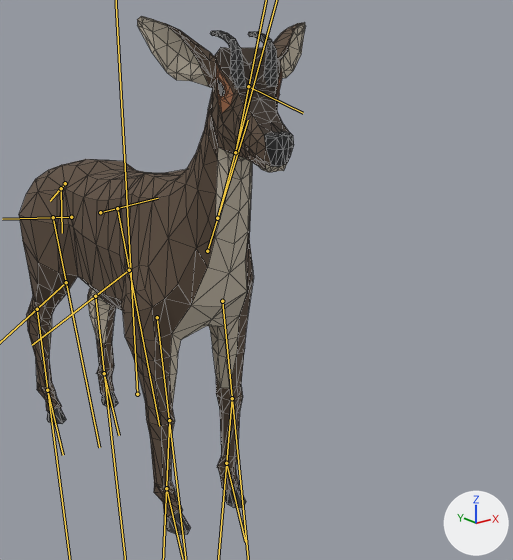
The glTF model rysy/models/animals/chamois.glb, before and after one commit.
Before and after are seen from a camera (50 mm lens) standing at (-0.879, -1.638, 1.116) and looking at (0.406, -0.032, 0.474). Lighting does not change. The marker at lower right points along +X, +Y and +Z. The picture after the commit comes second. The bones that change are drawn over the model as lines. Mesh edges are drawn as thin lines.

Names of what the first picture shows: 'Deer'.
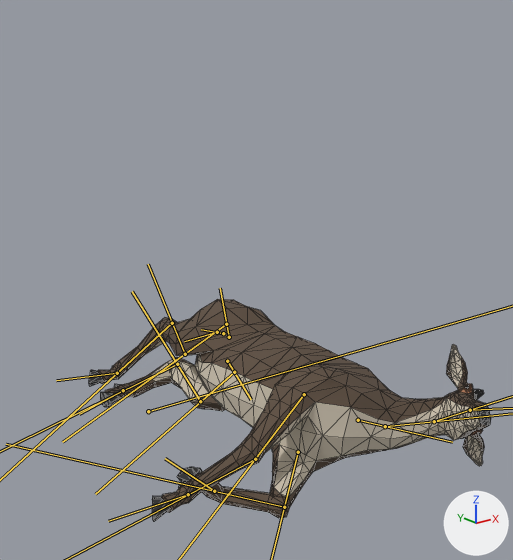
The newer file adds an action. The first version stands in its rest pose; the second is drawn at frame 12 of the action 'Death'.

Diff of the bpy script that builds the scene:
```diff
--- a/rysy/models/animals/chamois.glb.py
+++ b/rysy/models/animals/chamois.glb.py
@@ bone_body @@
 bone_body = bpy.data.objects['AnimalArmature'].pose.bones['Body']
-bone_body.location = (0.0, 0.0, 0.0)
-bone_body.rotation_quaternion = (1.0, 0.0, 0.0, 0.0)  # degrees (0, 0, 0)
+bone_body.location = (0.12, -0.25, -0.01)
+bone_body.rotation_quaternion = (0.688, 0.015, 0.019, -0.725)  # degrees (0, 3, -93)
@@ bone_neck1 @@
 bone_neck1 = bpy.data.objects['AnimalArmature'].pose.bones['Neck1']  # child of 'Torso3'
-bone_neck1.rotation_quaternion = (1.0, 0.0, 0.0, 0.0)  # degrees (0, 0, 0)
+bone_neck1.rotation_quaternion = (0.99, 0.0, -0.008, 0.138)  # degrees (0, -1, 16)
@@ bone_neck2 @@
 bone_neck2 = bpy.data.objects['AnimalArmature'].pose.bones['Neck2']  # child of 'Neck1'
-bone_neck2.rotation_quaternion = (1.0, 0.0, 0.0, 0.0)  # degrees (0, 0, 0)
+bone_neck2.rotation_quaternion = (0.988, -0.001, -0.006, -0.152)  # degrees (0, -1, -17)
@@ bone_neck3 @@
 bone_neck3 = bpy.data.objects['AnimalArmature'].pose.bones['Neck3']  # child of 'Neck2'
-bone_neck3.rotation_quaternion = (1.0, 0.0, 0.0, 0.0)  # degrees (0, 0, 0)
+bone_neck3.rotation_quaternion = (0.997, 0.032, -0.052, -0.055)  # degrees (4, -6, -7)
@@ bone_head @@
 bone_head = bpy.data.objects['AnimalArmature'].pose.bones['Head']  # child of 'Neck3'
-bone_head.rotation_quaternion = (1.0, 0.0, 0.0, 0.0)  # degrees (0, 0, 0)
+bone_head.rotation_quaternion = (0.982, 0.079, -0.043, -0.164)  # degrees (10, -3, -19)
@@ bone_frontupperleg_l @@
 bone_frontupperleg_l = bpy.data.objects['AnimalArmature'].pose.bones['FrontUpperLeg.L']  # child of 'FrontShoulder.L'
-bone_frontupperleg_l.rotation_quaternion = (1.0, 0.0, 0.0, 0.0)  # degrees (0, 0, 0)
+bone_frontupperleg_l.rotation_quaternion = (0.96, -0.273, 0.041, -0.044)  # degrees (-32, 3, -6)
@@ bone_frontlowerleg_l @@
 bone_frontlowerleg_l = bpy.data.objects['AnimalArmature'].pose.bones['FrontLowerLeg.L']  # child of 'FrontUpperLeg.L'
-bone_frontlowerleg_l.rotation_quaternion = (1.0, 0.0, 0.0, 0.0)  # degrees (0, 0, 0)
+bone_frontlowerleg_l.rotation_quaternion = (0.736, -0.677, 0.0, 0.0)  # degrees (-85, 0, 0)
@@ bone_frontupperleg_r @@
 bone_frontupperleg_r = bpy.data.objects['AnimalArmature'].pose.bones['FrontUpperLeg.R']  # child of 'FrontShoulder.R'
-bone_frontupperleg_r.rotation_quaternion = (1.0, 0.0, 0.0, 0.0)  # degrees (0, 0, 0)
+bone_frontupperleg_r.rotation_quaternion = (0.961, -0.031, 0.175, -0.212)  # degrees (-8, 19, -26)
@@ bone_frontlowerleg_r @@
 bone_frontlowerleg_r = bpy.data.objects['AnimalArmature'].pose.bones['FrontLowerLeg.R']  # child of 'FrontUpperLeg.R'
-bone_frontlowerleg_r.rotation_quaternion = (1.0, 0.0, 0.0, 0.0)  # degrees (0, 0, 0)
+bone_frontlowerleg_r.rotation_quaternion = (0.972, -0.237, 0.0, 0.0)  # degrees (-27, 0, 0)
@@ bone_backshoulder_l @@
 bone_backshoulder_l = bpy.data.objects['AnimalArmature'].pose.bones['BackShoulder.L']  # child of 'Back'
-bone_backshoulder_l.rotation_quaternion = (1.0, 0.0, 0.0, 0.0)  # degrees (0, 0, 0)
+bone_backshoulder_l.rotation_quaternion = (0.972, 0.061, 0.057, 0.218)  # degrees (8, 5, 26)
@@ bone_backleg_l @@
 bone_backleg_l = bpy.data.objects['AnimalArmature'].pose.bones['BackLeg.L']  # child of 'BackShoulder.L'
-bone_backleg_l.rotation_quaternion = (1.0, 0.0, 0.0, 0.0)  # degrees (0, 0, 0)
+bone_backleg_l.rotation_quaternion = (0.998, -0.027, -0.037, 0.052)  # degrees (-3, -4, 6)
@@ bone_backupperleg_l @@
 bone_backupperleg_l = bpy.data.objects['AnimalArmature'].pose.bones['BackUpperLeg.L']  # child of 'BackLeg.L'
-bone_backupperleg_l.rotation_quaternion = (1.0, 0.0, 0.0, 0.0)  # degrees (0, 0, 0)
+bone_backupperleg_l.rotation_quaternion = (0.924, 0.373, 0.063, 0.05)  # degrees (44, 5, 8)
@@ bone_backlowerleg_l @@
 bone_backlowerleg_l = bpy.data.objects['AnimalArmature'].pose.bones['BackLowerLeg.L']  # child of 'BackUpperLeg.L'
-bone_backlowerleg_l.rotation_quaternion = (1.0, 0.0, 0.0, 0.0)  # degrees (0, 0, 0)
+bone_backlowerleg_l.rotation_quaternion = (0.882, 0.467, 0.003, -0.065)  # degrees (56, 4, -6)
@@ bone_backshoulder_r @@
 bone_backshoulder_r = bpy.data.objects['AnimalArmature'].pose.bones['BackShoulder.R']  # child of 'Back'
-bone_backshoulder_r.rotation_quaternion = (1.0, 0.0, 0.0, 0.0)  # degrees (0, 0, 0)
+bone_backshoulder_r.rotation_quaternion = (0.965, 0.03, -0.189, 0.181)  # degrees (-1, -22, 21)
@@ bone_backleg_r @@
 bone_backleg_r = bpy.data.objects['AnimalArmature'].pose.bones['BackLeg.R']  # child of 'BackShoulder.R'
-bone_backleg_r.rotation_quaternion = (1.0, 0.0, 0.0, 0.0)  # degrees (0, 0, 0)
+bone_backleg_r.rotation_quaternion = (0.998, -0.028, 0.031, -0.044)  # degrees (-3, 3, -5)
@@ bone_backupperleg_r @@
 bone_backupperleg_r = bpy.data.objects['AnimalArmature'].pose.bones['BackUpperLeg.R']  # child of 'BackLeg.R'
-bone_backupperleg_r.rotation_quaternion = (1.0, 0.0, 0.0, 0.0)  # degrees (0, 0, 0)
+bone_backupperleg_r.rotation_quaternion = (0.954, 0.294, -0.043, -0.042)  # degrees (34, -3, -6)
@@ bone_backlowerleg_r @@
 bone_backlowerleg_r = bpy.data.objects['AnimalArmature'].pose.bones['BackLowerLeg.R']  # child of 'BackUpperLeg.R'
-bone_backlowerleg_r.rotation_quaternion = (1.0, 0.0, 0.0, 0.0)  # degrees (0, 0, 0)
+bone_backlowerleg_r.rotation_quaternion = (0.93, 0.364, -0.001, 0.045)  # degrees (43, -2, 5)
@@ bone_tail2 @@
 bone_tail2 = bpy.data.objects['AnimalArmature'].pose.bones['Tail2']  # child of 'Tail1'
-bone_tail2.rotation_quaternion = (1.0, 0.0, 0.0, 0.0)  # degrees (0, 0, 0)
+bone_tail2.rotation_quaternion = (0.963, 0.244, 0.033, -0.112)  # degrees (28, 7, -12)
@@ bone_tail3 @@
 bone_tail3 = bpy.data.objects['AnimalArmature'].pose.bones['Tail3']  # child of 'Tail2'
-bone_tail3.rotation_quaternion = (1.0, 0.0, 0.0, 0.0)  # degrees (0, 0, 0)
+bone_tail3.rotation_quaternion = (0.958, 0.166, -0.17, -0.161)  # degrees (23, -16, -22)
@@ bone_ikbackleg_l @@
 bone_ikbackleg_l = bpy.data.objects['AnimalArmature'].pose.bones['IKBackLeg.L']
-bone_ikbackleg_l.location = (0.0, 0.0, 0.0)
-bone_ikbackleg_l.rotation_quaternion = (1.0, 0.0, 0.0, 0.0)  # degrees (0, 0, 0)
+bone_ikbackleg_l.location = (0.25, 0.28, 0.13)
+bone_ikbackleg_l.rotation_quaternion = (0.693, 0.0, -0.265, 0.67)  # degrees (-22, -22, 92)
@@ bone_ikfrontleg_l @@
 bone_ikfrontleg_l = bpy.data.objects['AnimalArmature'].pose.bones['IKFrontLeg.L']
-bone_ikfrontleg_l.location = (0.0, 0.0, 0.0)
-bone_ikfrontleg_l.rotation_quaternion = (1.0, 0.0, 0.0, 0.0)  # degrees (0, 0, 0)
+bone_ikfrontleg_l.location = (-0.07, 0.28, 0.24)
+bone_ikfrontleg_l.rotation_quaternion = (0.409, 0.553, 0.367, 0.626)  # degrees (83, -23, 93)
@@ bone_ikbackleg_r @@
 bone_ikbackleg_r = bpy.data.objects['AnimalArmature'].pose.bones['IKBackLeg.R']
-bone_ikbackleg_r.location = (0.0, 0.0, 0.0)
-bone_ikbackleg_r.rotation_quaternion = (1.0, 0.0, 0.0, 0.0)  # degrees (0, 0, 0)
+bone_ikbackleg_r.location = (1.12, 0.08, 0.52)
+bone_ikbackleg_r.rotation_quaternion = (0.654, 0.216, -0.051, 0.723)  # degrees (13, -22, 93)
@@ bone_ikfrontleg_r @@
 bone_ikfrontleg_r = bpy.data.objects['AnimalArmature'].pose.bones['IKFrontLeg.R']
-bone_ikfrontleg_r.location = (0.0, 0.0, 0.0)
-bone_ikfrontleg_r.rotation_quaternion = (1.0, 0.0, 0.0, 0.0)  # degrees (0, 0, 0)
+bone_ikfrontleg_r.location = (0.32, 0.21, 0.24)
+bone_ikfrontleg_r.rotation_quaternion = (0.696, 0.222, -0.062, 0.68)  # degrees (14, -23, 86)
```

Boxes (x1, y1, x2, y2) around the edits, measured in the pictures (513 x 560 px):
'Deer', posed (40% wider, 57% shorter)
    before: (19, 16, 306, 535)
    after: (89, 299, 491, 522)
bone 'Neck1', root to tip
    before: (207, 251) to (248, 120)
    after: (358, 420) to (452, 442)
bone 'BackShoulder.L', root to tip
    before: (100, 212) to (158, 198)
    after: (227, 361) to (251, 399)
bone 'BackLeg.L', root to tip
    before: (117, 208) to (159, 426)
    after: (234, 372) to (95, 494)
bone 'BackUpperLeg.L', root to tip
    before: (129, 270) to (32, 345)
    after: (200, 401) to (132, 291)
bone 'BackShoulder.R', root to tip
    before: (71, 217) to (2, 219)
    after: (229, 337) to (220, 288)
bone 'BackLeg.R', root to tip
    before: (53, 217) to (99, 447)
    after: (226, 324) to (62, 442)
bone 'Tail2', root to tip
    before: (65, 183) to (50, 201)
    after: (223, 333) to (201, 329)
bone 'Tail3', root to tip
    before: (61, 188) to (62, 233)
    after: (217, 332) to (184, 341)
bone 'IKBackLeg.L', root to tip
    before: (104, 373) to (119, 435)
    after: (123, 390) to (79, 414)
bone 'IKFrontLeg.L', root to tip
    before: (226, 463) to (245, 542)
    after: (214, 491) to (165, 458)
bone 'IKBackLeg.R', root to tip
    before: (47, 390) to (63, 455)
    after: (117, 373) to (56, 380)
